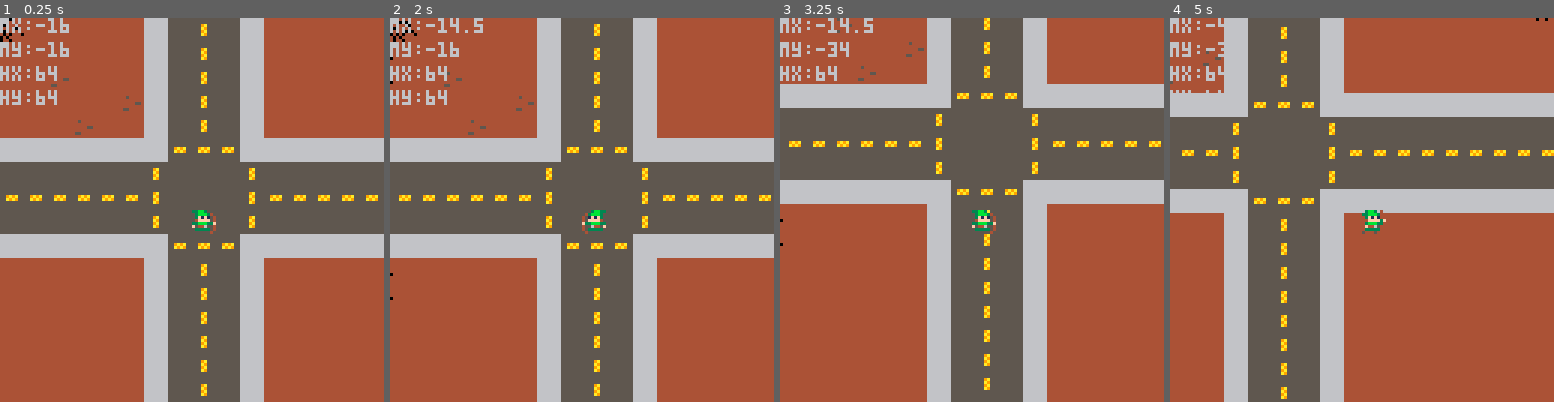
Above: before the commit, frames 1-4 (left to right).
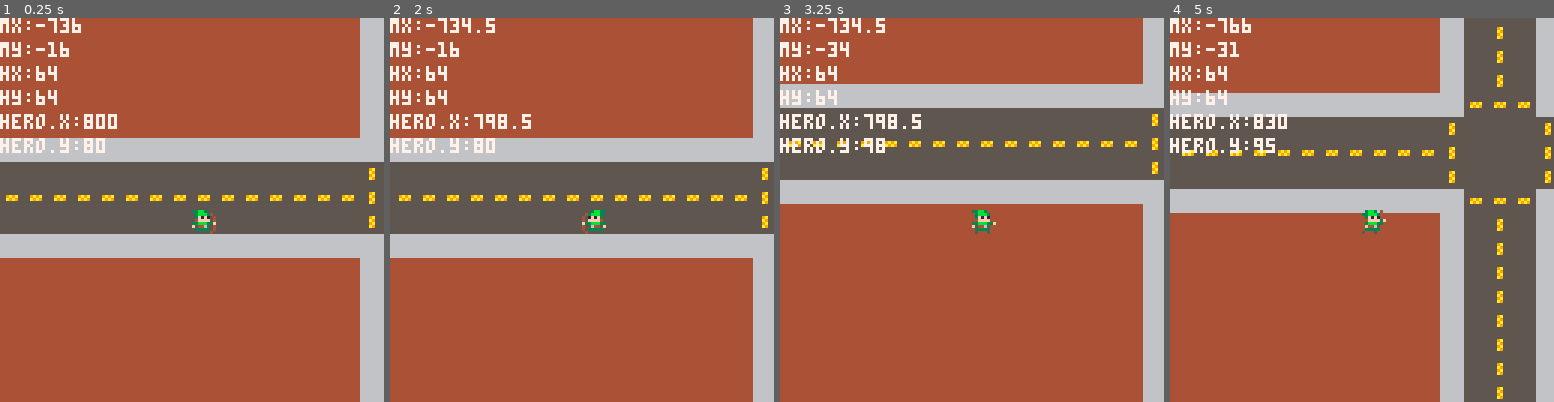
Above: after the commit, the same moments.

Repository: xinmyname/cybersurvivor
Game: PICO-8 cartridge cyber1.p8
Two runs of this game, one before a commit and one after it. Both use one fixed random seed, a clock stepped at 60 frames per second and the inputs below.
Inputs:
- Up to frame 1 (0.25 s): no input
- Up to frame 2 (2 s): tap O (Z key) at 0.33, 0.7, 1.43 s; tap X (X key) at 1.07 s; hold Left from 1.97 s (still down)
- Up to frame 3 (3.25 s): tap X (X key) every 0.33 s from 2.07 to 3.07 s; tap O (Z key) at 2.22, 3.1 s; release Left at 2.37 s; hold Down 2.42-2.82 s; hold Right from 2.87 s (still down)
- Up to frame 4 (5 s): tap X (X key) every 0.33 s from 3.4 to 4.73 s; release Right at 3.53 s; hold Up 3.58-4.08 s; tap O (Z key) at 3.98, 4.87 s; hold Right 4.13-4.53 s; hold Down from 4.58 s (still down)

The runs differ from the first frame. In frame 1, 31% of the frame differs, in the area x 0-100%, y 0-100%; in frame 2, 31%; in frame 3, 30%; in frame 4, 49%.

Commit message:
map traversal ok

Diff:
--- a/cyber1.p8
+++ b/cyber1.p8
@@ -4,7 +4,7 @@
 function _init()
 
 	hero={}
-	hero.x=80
+	hero.x=800
 	hero.y=80
 	hero.flip=false
 	hero.moving={{2,3},{3,3}}
@@ -41,28 +41,58 @@
 end
 
 function _draw()
- local hx=64
- local hy=64
- local mx=hx-hero.x
- local my=hy-hero.y
-
- if (mx>0) then
-  hx-=mx
-  if (hx<0) then
-  	hx=0
-  	hero.x=0
-  end
-  mx=0
- end
-
- palt(0,false)
+	local hx=64
+	local hy=64
+	local mx=hx-hero.x
+	local my=hy-hero.y
+
+	if (mx>0) then
+		hx-=mx
+		if (hx<0) then
+			hx=0
+			hero.x=0
+		end
+		mx=0
+	end
+
+	if (my>0) then
+		hy-=my
+		if (hy<0) then
+			hy=0
+			hero.y=0
+		end
+		my=0
+	end
+
+	if (mx<-896) then
+		hx+=(hero.x-(hx+896))
+		if (hx>120) then
+			hx=120
+			hero.x=1016
+		end
+		mx=-896
+	end
+
+	if (my<-128) then
+		hy+=(hero.y-(hy+128))
+		if (hy>120) then
+			hy=120
+			hero.y=248
+		end
+		my=-128
+	end
+
+
+	palt(0,false)
 	map(0,0,mx,my)
- palt(0,true)
+	palt(0,true)
 	spr(hero.spr,hx,hy,1,1,hero.flip)
-	print("mx:"..mx,0,0)
-	print("my:"..my,0,8)
-	print("hx:"..hx,0,16)
-	print("hy:"..hy,0,24)
+	print("mx:"..mx,0,0,7)
+	print("my:"..my,0,8,7)
+	print("hx:"..hx,0,16,7)
+	print("hy:"..hy,0,24,7)
+	print("hero.x:"..hero.x,0,32,7)
+	print("hero.y:"..hero.y,0,40,7)
 
 end
 
